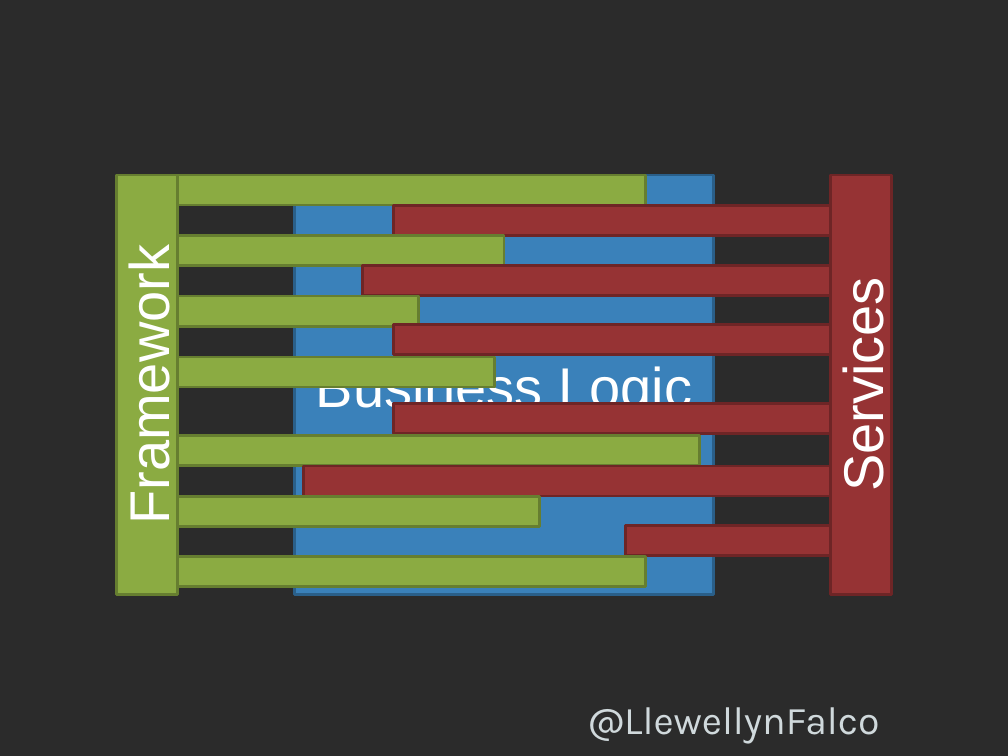
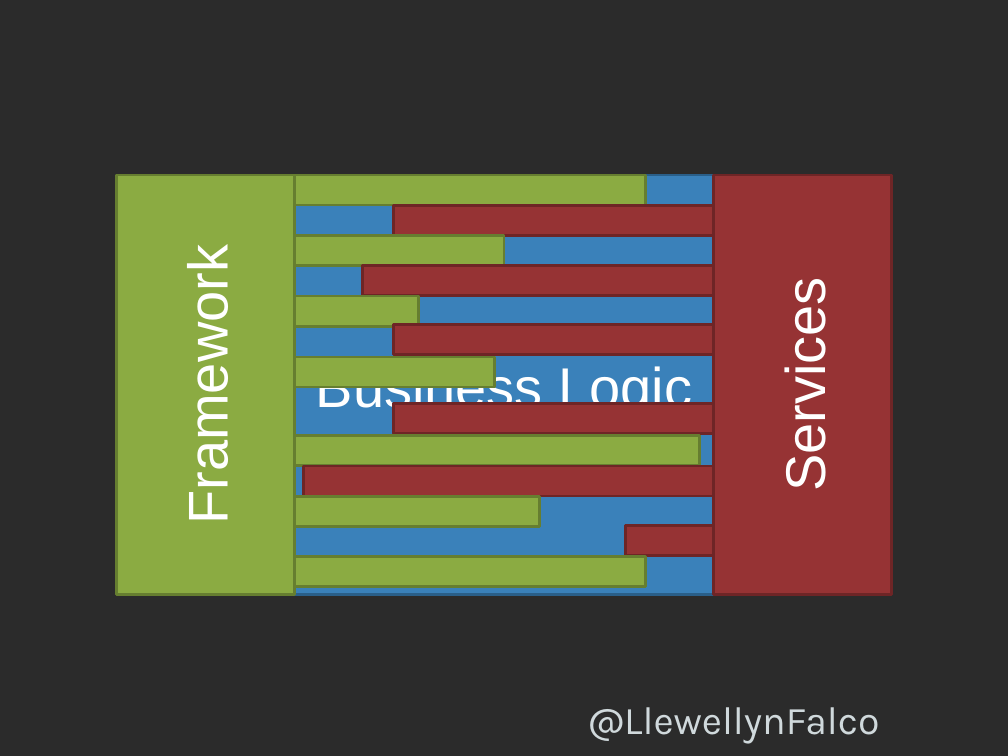
Before and after one commit to isidore/Talk-AvoidingLockIn, a slide deck: slide 42 of Avoiding Lock-In.pptx (slide 37 before the commit). Drawn at 1008x756 pixels with LibreOffice and Linux fonts; fonts in the diff are those of the drawing; background and template pictures are left out; a plain dark background stands for a picture behind light text. Boxes give left, top, right and bottom in pixels: in the first picture for what was removed or moved away, otherwise in the second. Text is boxed around its words. In the diff, an @@ line names an element or a change of style, - is before the commit and + after.

```diff
--- a/Avoiding Lock-In.pptx
+++ b/Avoiding Lock-In.pptx
@@ rectangle "Framework": place and size @@
-rectangle "Framework" at [116, 175, 177, 595]
+rectangle "Framework" at [116, 175, 294, 595]
@@ rectangle "Services": place and size @@
-rectangle "Services" at [831, 175, 892, 595]
+rectangle "Services" at [714, 175, 892, 595]
```
Also in this commit, not shown: 2 other slides changed, 8 slides added, 1 other file.
